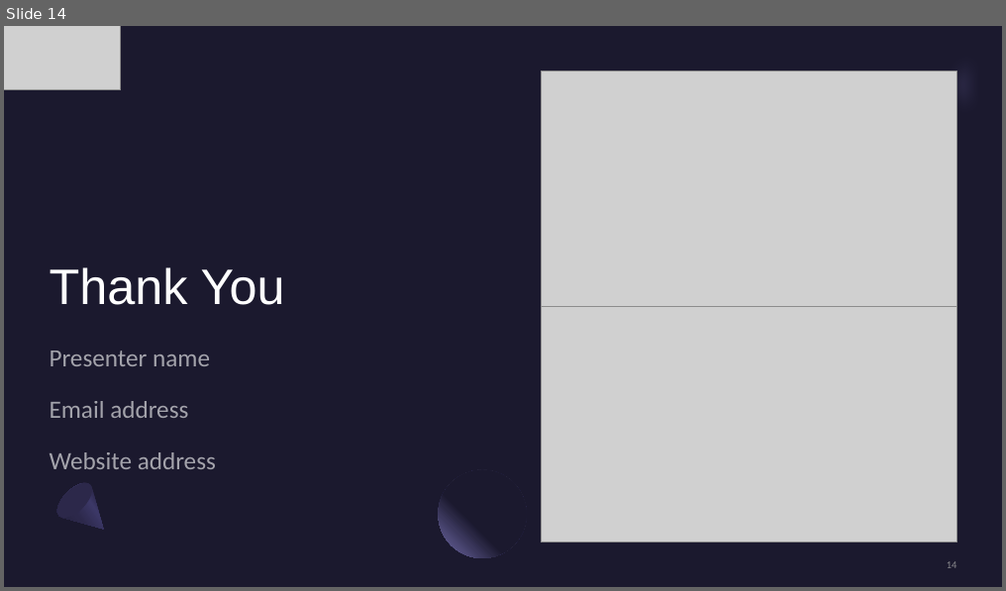
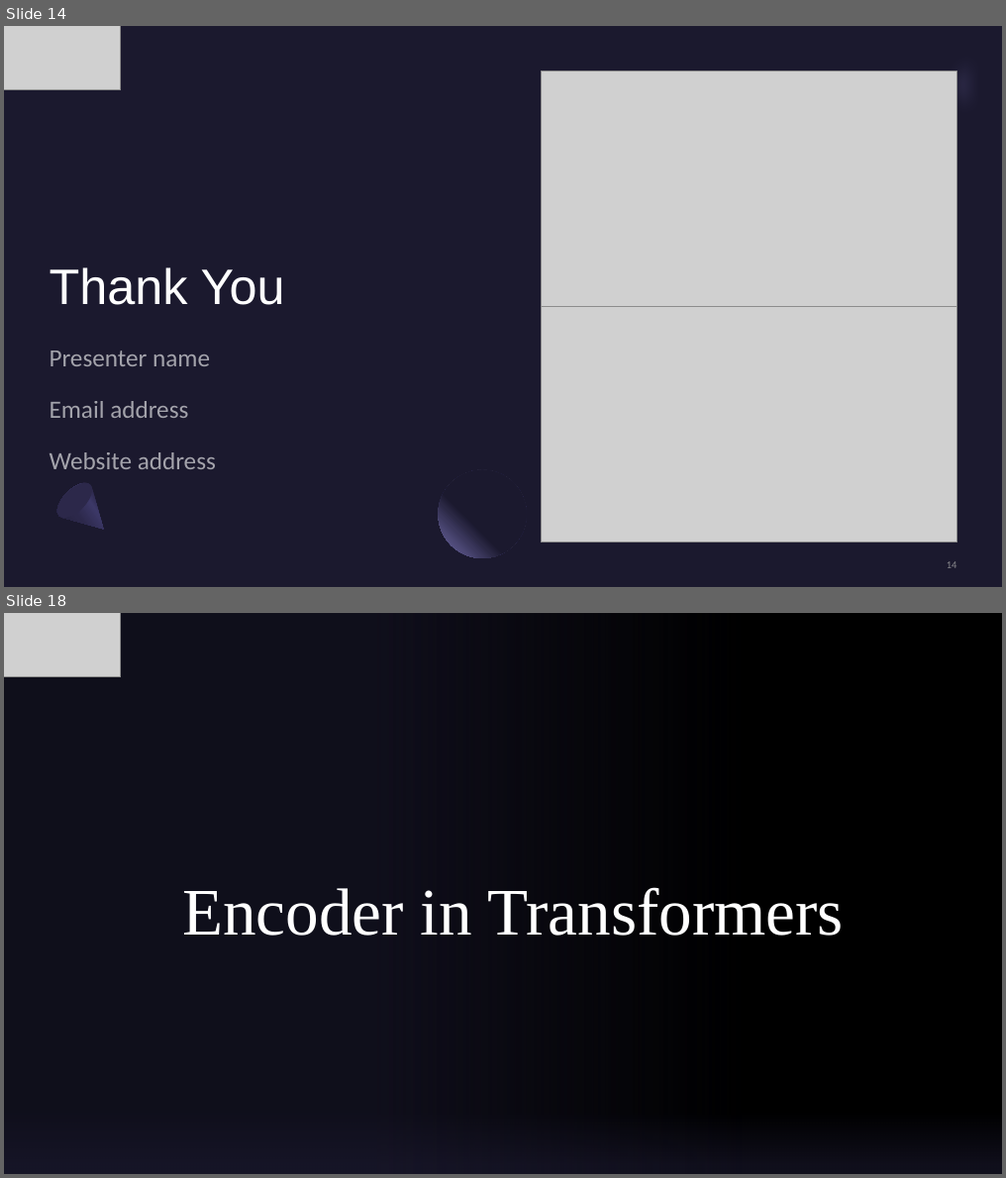
Before and after one commit to kiranes8c/CNTT2, a slide deck: DOC/Tuan 1 - Tìm hiểu machine translation.pptx. Shown one above the other, each under a label of ours: slide 14 before the commit, slides 14 and 18 after it; the slides between them are not shown. The pictures are 1006x591 and 1006x1178 pixels, drawn with LibreOffice and Linux fonts; fonts in the diff are those of the drawing; grey boxes stand for pictures; background and template pictures are left out. Boxes give left, top, right and bottom in pixels: in the first picture for what was removed or moved away, otherwise in the second. Text is boxed around its words. In the diff, an @@ line names an element or a change of style, - is before the commit and + after.

```diff
--- a/DOC/Tuan 1 - Tìm hiểu machine translation.pptx
+++ b/DOC/Tuan 1 - Tìm hiểu machine translation.pptx
@@ slide 18 added at <box>4,613,1002,1174</box>, background picture (left out) @@
@@ rectangle added at <box>4,613,741,1174</box>, fill gradient #1B192E @@
@@ rectangle added at <box>4,613,1002,1174</box>, fill #000000 @@
@@ rectangle added at <box>4,613,741,1174</box>, fill gradient #1B192E @@
@@ picture added at <box>4,613,120,677</box> @@
@@ title added at <box>182,887,844,936</box>, 64 pt, text #FFFFFF @@
+Encoder in Transformers
@@ rectangle added at <box>4,1085,1002,1174</box>, fill gradient #1B192E @@
@@ rectangle added at <box>4,1085,1002,1174</box>, fill gradient #1B192E @@
```
Also in this commit, not shown: 16 other slides added, 1 other file.
